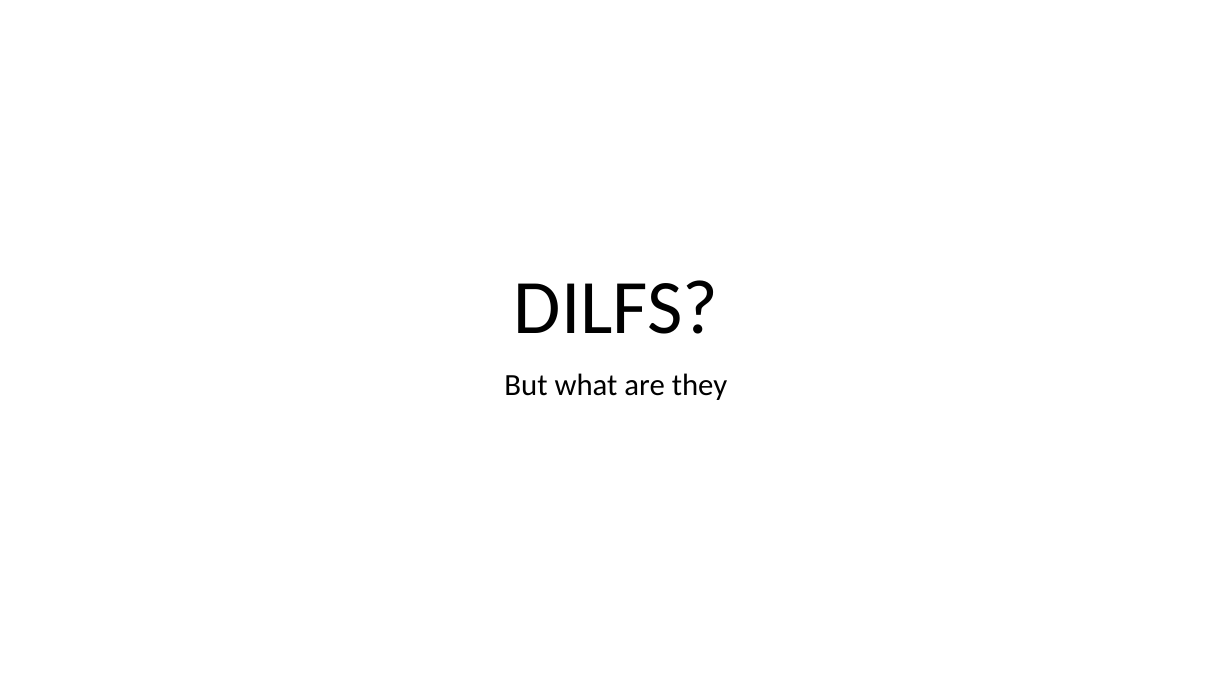
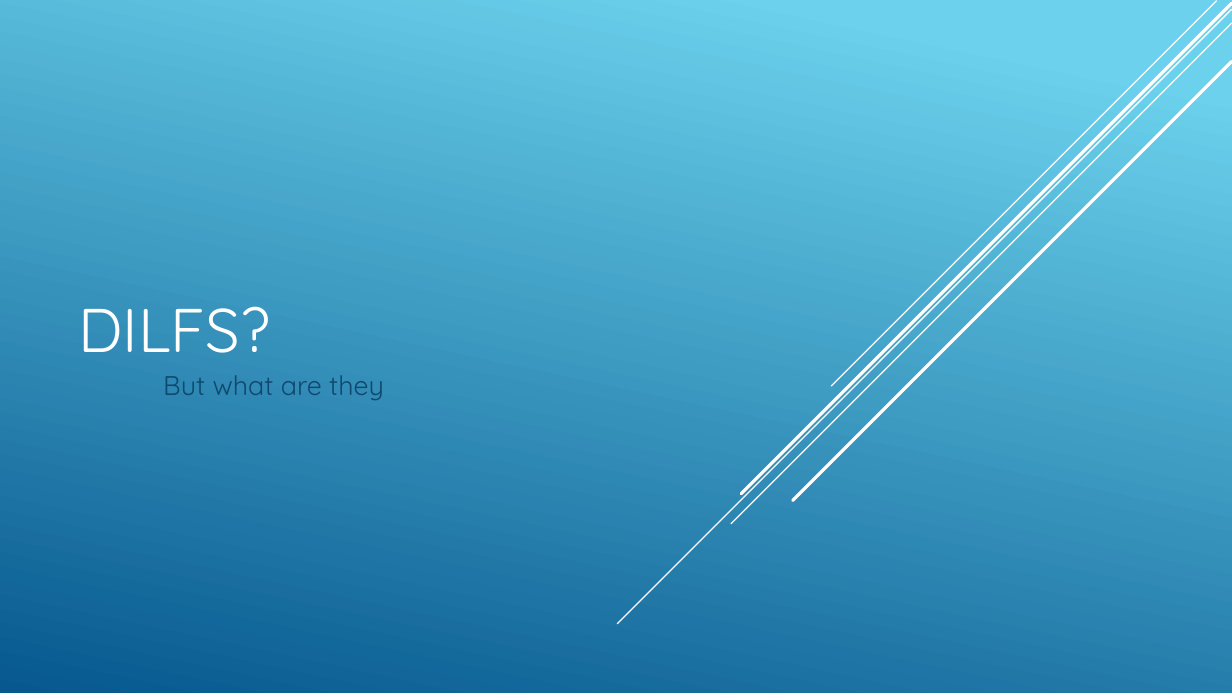
Before and after one commit to csmith1188/docpacs2122, a slide deck: slide 1 of docpac_mar18/Presentation.pptx. Drawn at 1232x693 pixels with LibreOffice and Linux fonts; fonts in the diff are those of the drawing. Boxes give left, top, right and bottom in pixels: in the first picture for what was removed or moved away, otherwise in the second. Text is boxed around its words. In the diff, an @@ line names an element or a change of style, - is before the commit and + after.

```diff
--- a/docpac_mar18/Presentation.pptx
+++ b/docpac_mar18/Presentation.pptx
@@ background #FFFFFF to gradient #6ED2EB to #06588E @@
@@ line added from (1232, 9) to (617, 624), #FFFFFF 1 pt @@
@@ line added from (1232, 23) to (731, 524), #FFFFFF 1 pt @@
@@ line added from (1232, 4) to (741, 494), #FFFFFF 2.5 pt @@
@@ line added from (1216, 1) to (832, 386), #FFFFFF 1 pt @@
@@ title "DILFS?": place and size @@
-title "DILFS?" at bbox=[514, 280, 718, 334]
+title "DILFS?" at bbox=[78, 306, 269, 353]
@@ title "DILFS?" at bbox=[78, 306, 269, 353]: size 60 to 48 pt, font Calibri to Quicksand, text colour #000000 to #FFFFFF; alignment centre to left; line spacing 0.9 to 1 @@
@@ line added from (1232, 62) to (793, 501), #FFFFFF 2.5 pt @@
@@ subtitle "But what are they" at bbox=[163, 375, 384, 400]: size 24 to 21 pt, font Calibri to Quicksand, text colour #000000 to #0F496F; alignment centre to left; line spacing 0.9 to 1 @@
```
Also in this commit, not shown: 11 other slides changed, 1 slide added, 1 slide removed.
